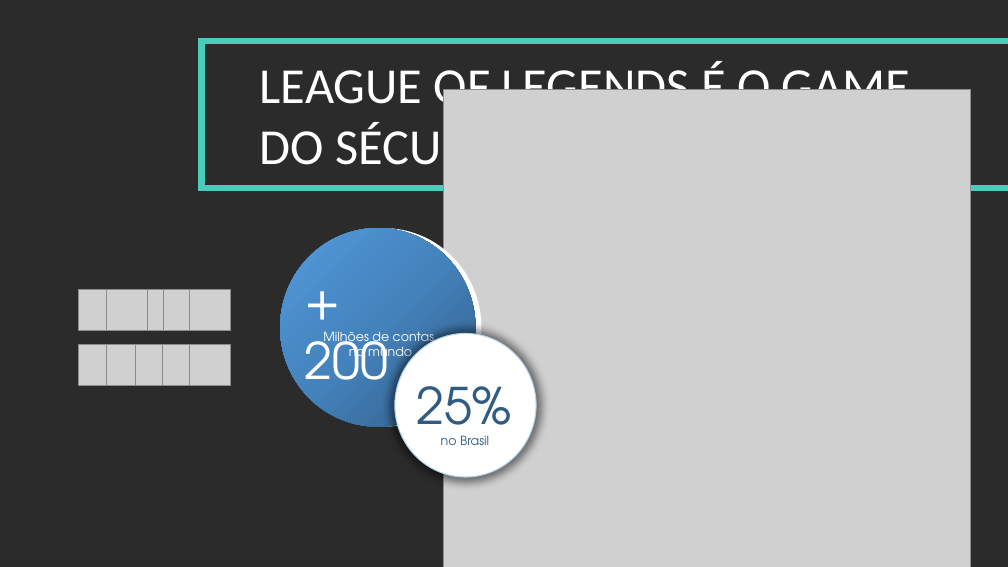
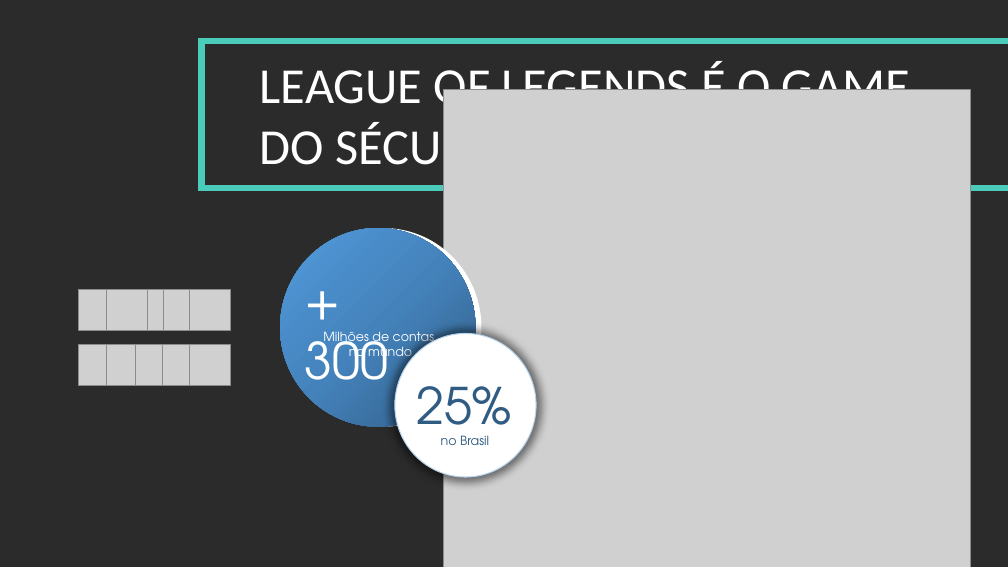
Before and after one commit to luizekstein/individual-project, a slide deck: slide 1 of Documentação/PPT/Apresentação - LOL.pptx. Drawn at 1008x567 pixels with LibreOffice and Linux fonts; fonts in the diff are those of the drawing; grey boxes stand for pictures; background and template pictures are left out; a plain dark background stands for a picture behind light text. Boxes give left, top, right and bottom in pixels: in the first picture for what was removed or moved away, otherwise in the second. Text is boxed around its words. In the diff, an @@ line names an element or a change of style, - is before the commit and + after.

```diff
--- a/Documentação/PPT/Apresentação - LOL.pptx
+++ b/Documentação/PPT/Apresentação - LOL.pptx
@@ text at (305,331,389,403): text changed @@
-+ 200
++ 300
```
Also in this commit, not shown: 1 other slide changed, 10 slides added, 8 slides removed, 21 other files.
